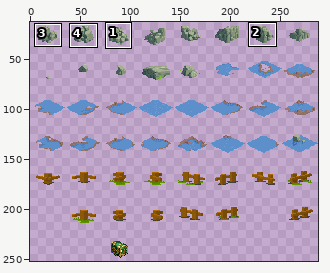
Sprite sheet -- 20170720_1D/Image/MapTool/objSelectTile.png. Above, an overview of the earlier version with the close-up marked.
Close-up. The starting point:
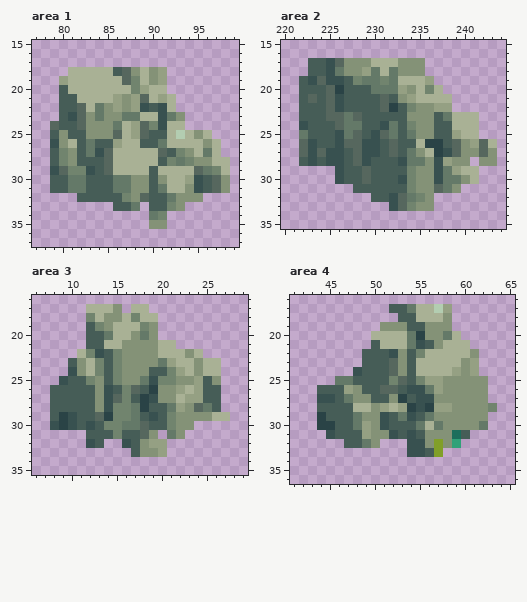
The file is 288x252 pixels. Pixels under 10% opacity are left out. Colours within 5 levels of each other are drawn and written as one. Shown: area 1: x 77..99, y 15..37; area 2: x 220..244, y 15..35; area 3: x 6..29, y 16..35; area 4: x 41..65, y 16..36. The old version is drawn lined up with the new one. The wide view leaves out empty margins. The commit also changed other parts of the picture, which this record leaves out.
The result:
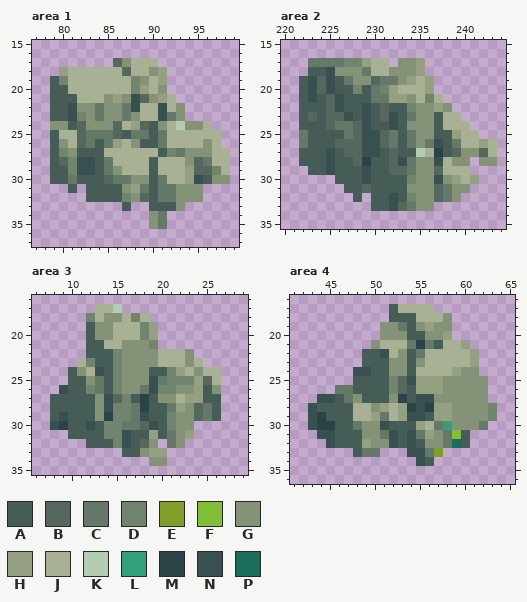
Palette (. is transparent): A #465d57  B #56675e  C #647968  D #71846e  E #819f28  F #81bf36  G #849277  H #95a083  J #a9b195  K #b3cdb1  L #30a178  M #2a4346  N #385150  P #1c6e5c
From old to new:
drawings rearranged on the sheet (the old picture shows each at its new place; 8 dropped ones are not shown)
Changed rows in their new state; - is an unchanged pixel.
Area 1:
first column x 79:
17 -------BGJJJ--------
18 -H-----J-J----------
19 AD------J-GJ--------
20 A-----------G-------
21 A-----G--N-G--------
22 A-NGG--GCNJJ--G-----
23 A--D-----G----------
24 GG-----B---AG-KGGJ--
25 -JJBCCC-ACC-C-J-J-J-
26 A--B--C--G----------
27 ----AAJ-----ADC-GG-J
28 -BDNN-C----AJJJGBC--
29 AA-N--CG-------H-B--
30 ---A--B-----C-----G-
31 ..A.---AGHC--CG-G...
32 ---.--------C-------
33 -------.-.---A------
34 -----------GC-------
35 ------------C-------
Area 2:
first column x 222:
17 -CCCCDDH--.--H--------
18 ----G--CJ-G--H--------
19 ----ACGGBC-GH---------
20 -NBNA-D--DHJJ-H.------
21 -N------CCHHG-D-.-----
22 -------N--A-----G-----
23 -B---NAN-BN-C---J-..--
24 A--BC-BN-AN-G---J--.--
25 ----A--N--------------
26 CA--B----BC-CGCN-CJJH-
27 AAA-AB------AK--A----J
28 -A--A--M--B--G--J-----
29 -AANA--N--BBC--BJJ-.--
30 ----A--N---A----GHJH--
31 -----A-B----G-----G---
32 ------A----ADG-BCG----
33 --------AA--C---------
Area 3:
first column x 8:
17 ----.--K-..---------
18 -----------.--------
19 -----G-----H--------
20 -----GG--JDH--------
21 -----------D..------
22 ---.AA----------.---
23 --.JDA------JJ-GJ..-
24 --A--N--------------
25 -.--GC----G-C-DD-BJ-
26 .N--DCADGGCNDDGG--G-
27 -----------A--------
29 -NA--G----NA----BCA.
30 --A--------N--------
31 --AA--D-N-AHA--H----
32 ----A-AD--BG.CG-----
33 --------A--H--------
34 -----------GG-------
Area 4:
first column x 43:
17 ----------JJ--..-----
18 ---------A-----------
19 ----------C-GH-------
20 -------.GGGAA--H.----
21 -------G----MCA--H---
22 --------NJ--C-----H--
23 ---------G--G----J---
24 ------N--G--------G--
25 ---..------NH--------
26 -..CCA--ADBAHH-------
27 ------A--------------
28 N--------------------
29 N----JJHCJH-NAHH----D
30 N-----G-----H--L-----
31 -N----G-C---CH-CF----
32 --NA--H-GNA-A-GCPA---
33 -----ACC-----C-------
34 ------------NA-------
Changed places in both close-ups, as pixel boxes (x1, y1, x2, y2):
changed: (50, 58, 230, 229)
changed: (299, 58, 497, 211)
changed: (50, 304, 230, 466)
changed: (308, 304, 497, 466)
